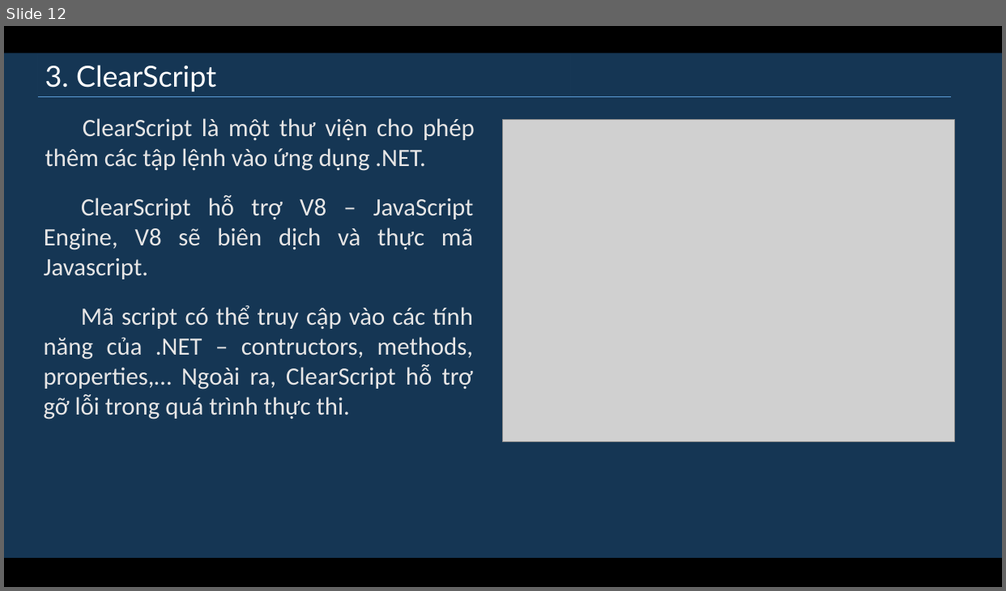
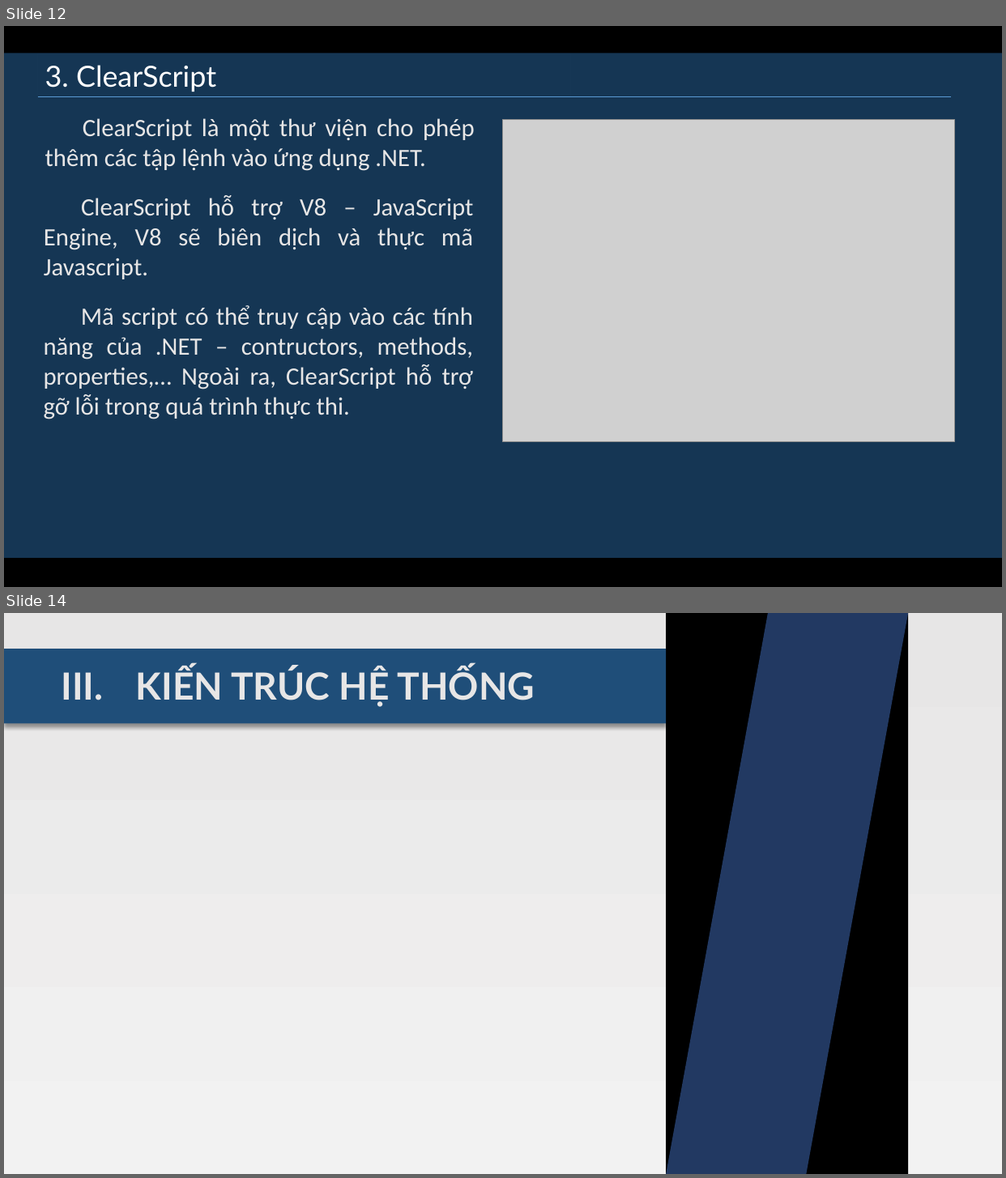
Before and after one commit to diennttlu/Graduation-Project, a slide deck: documents/implementations/slide.pptx. Shown one above the other, each under a label of ours: slide 12 before the commit, slides 12 and 14 after it; the slides between them are not shown. The pictures are 1006x591 and 1006x1178 pixels, drawn with LibreOffice and Linux fonts; fonts in the diff are those of the drawing; grey boxes stand for pictures. Boxes give left, top, right and bottom in pixels: in the first picture for what was removed or moved away, otherwise in the second. Text is boxed around its words. In the diff, an @@ line names an element or a change of style, - is before the commit and + after.

```diff
--- a/documents/implementations/slide.pptx
+++ b/documents/implementations/slide.pptx
@@ slide 14 added at [4, 613, 1002, 1174], background gradient #E7E6E6 to #F2F2F2 @@
@@ rectangle added at [666, 613, 908, 1174], fill #000000 @@
@@ parallelogram added at [666, 613, 908, 1174], fill #4472C4 at 50% opacity @@
@@ rectangle added at [4, 649, 666, 724], fill #1F4E79 @@
@@ text added at [62, 667, 535, 707], 36 pt, text #E7E6E6, bold @@
+III. KIẾN TRÚC HỆ THỐNG
```
Also in this commit, not shown: 1 slide changed, 5 other slides added, 4 other files.
